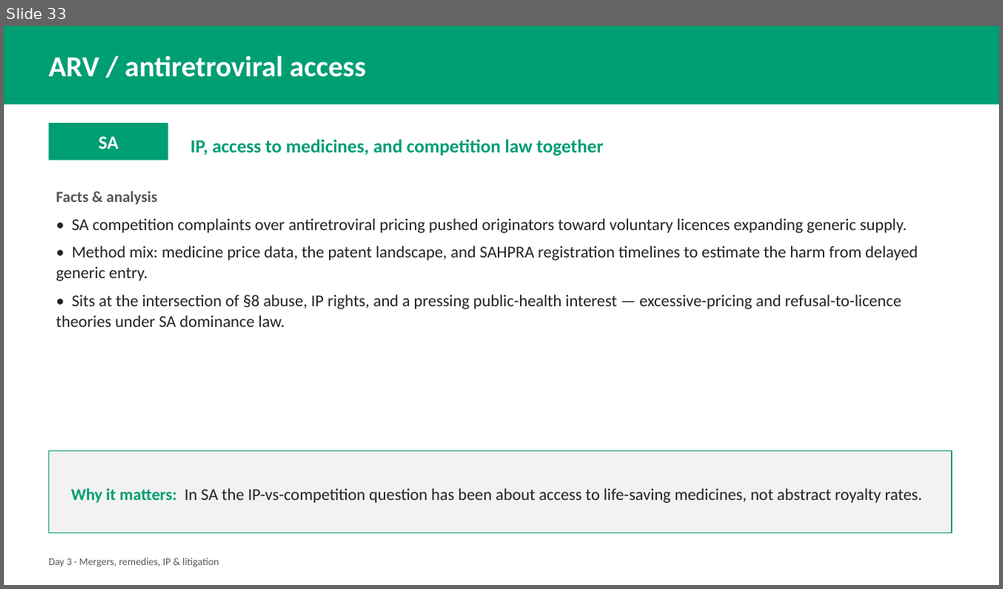
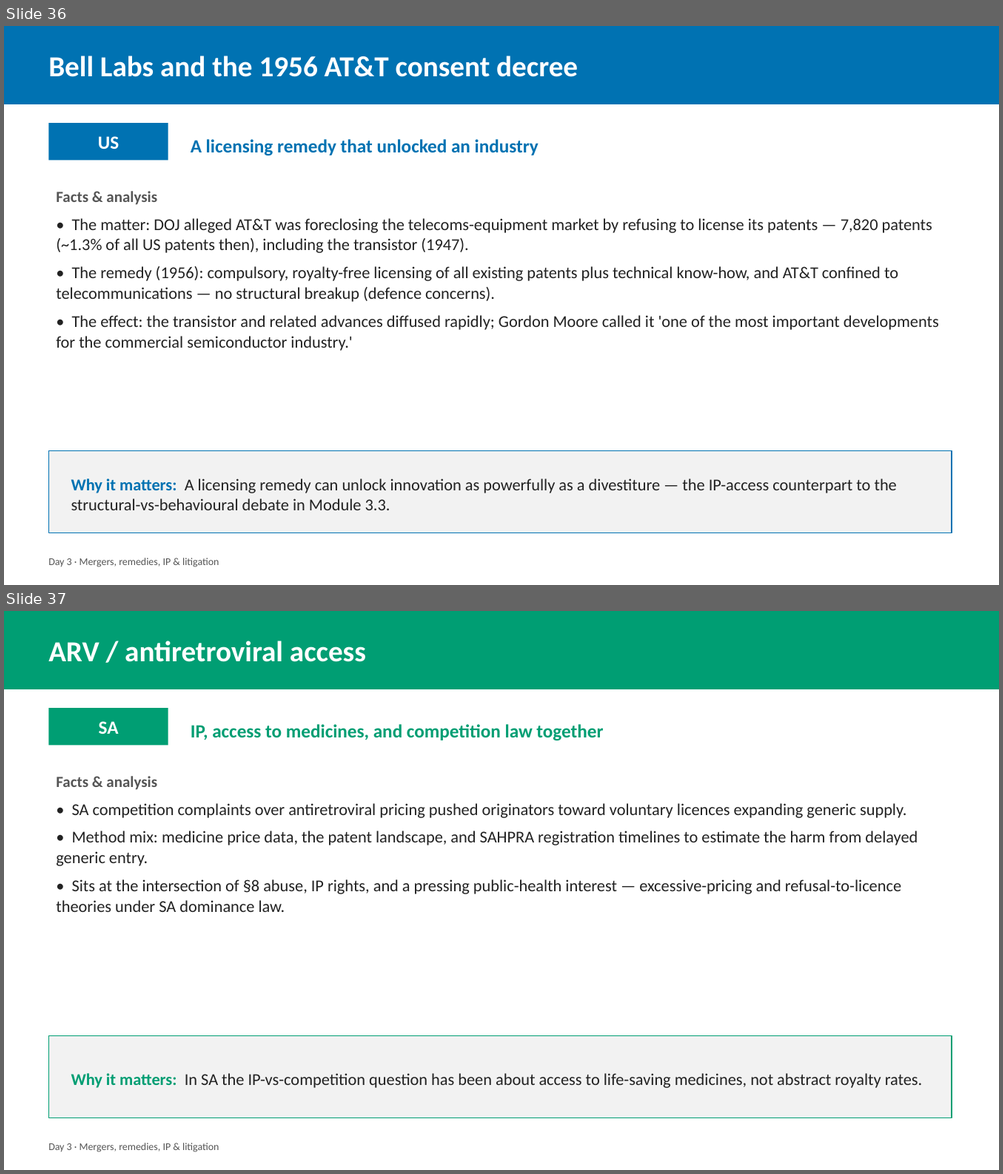
Before and after one commit to laurencehw/antitrust-methods, a slide deck: teaching/slides/day3_mergers_remedies_litigation.pptx. Shown one above the other, each under a label of ours: slide 33 before the commit, slides 36 and 37 after it. The pictures are 1003x589 and 1003x1174 pixels, drawn with LibreOffice and Linux fonts; fonts in the diff are those of the drawing. Boxes give left, top, right and bottom in pixels: in the first picture for what was removed or moved away, otherwise in the second. Text is boxed around its words. In the diff, an @@ line names an element or a change of style, - is before the commit and + after.

```diff
--- a/teaching/slides/day3_mergers_remedies_litigation.pptx
+++ b/teaching/slides/day3_mergers_remedies_litigation.pptx
@@ slide 36 added at [4,26,999,585], background #FFFFFF @@
@@ rectangle added at [4,26,999,104], fill #0072B2 @@
@@ text added at [48,56,578,77], 28 pt, text #FFFFFF, bold @@
+Bell Labs and the 1956 AT&T consent decree
@@ rectangle added at [48,123,168,160], fill #0072B2 @@
@@ text added at [98,136,119,149], 18 pt, text #FFFFFF, bold @@
+US
@@ text added at [190,139,538,156], 18 pt, text #0072B2, bold @@
+A licensing remedy that unlocked an industry
@@ text added at [56,191,939,351], 16 pt, text #222222 @@
+Facts & analysis
+• The matter: DOJ alleged AT&T was foreclosing the telecoms-equipment market by refusing to license its patents — 7,820 patents (~1.3% of all US patents then), including the transistor (1947).
+• The remedy (1956): compulsory, royalty-free licensing of all existing patents plus technical know-how, and AT&T confined to telecommunications — no structural breakup (defence concerns).
+• The effect: the transistor and related advances diffused rapidly; Gordon Moore called it 'one of the most important developments for the commercial semiconductor industry.'
@@ rectangle added at [48,452,951,534], fill #F2F2F2, outline #0072B2 1 pt @@
@@ text added at [71,479,896,511], 16 pt, text #222222 @@
+Why it matters: A licensing remedy can unlock innovation as powerfully as a divestiture — the IP-access counterpart to the structural-vs-behavioural debate in Module 3.3.
@@ text added at [48,558,219,568], 10 pt, text #555555 @@
+Day 3 · Mergers, remedies, IP & litigation
@@ what was slide 33 is now slide 37 @@
```
Also in this commit, not shown: 3 other slides added, 5 other files.
